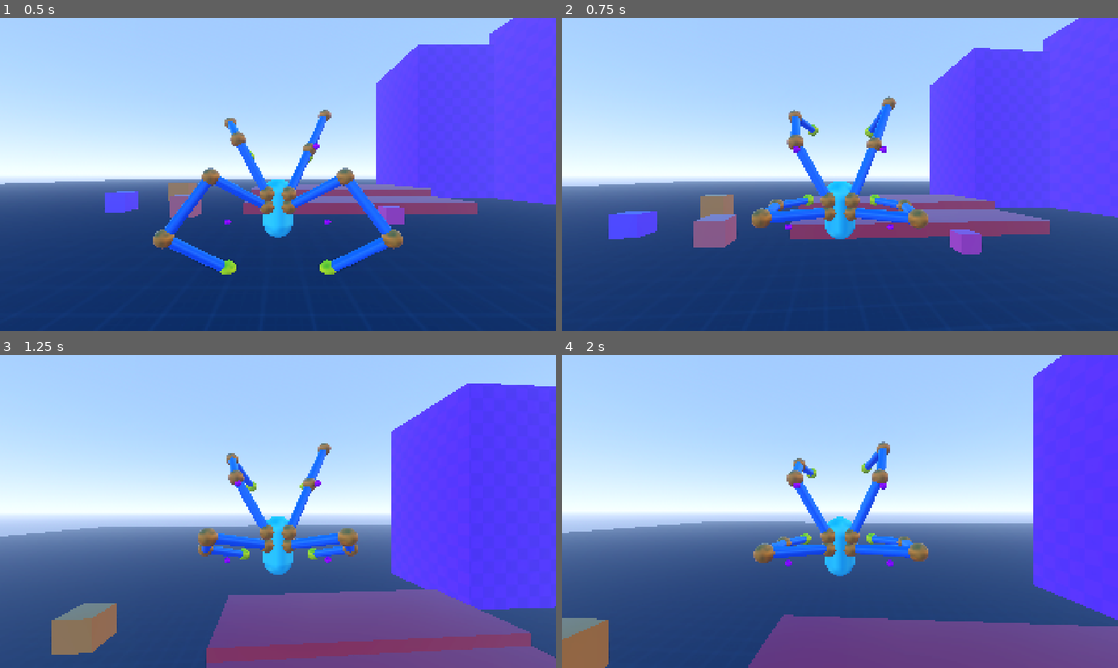
Above: before the commit, frames 1-4 (two rows, left to right).
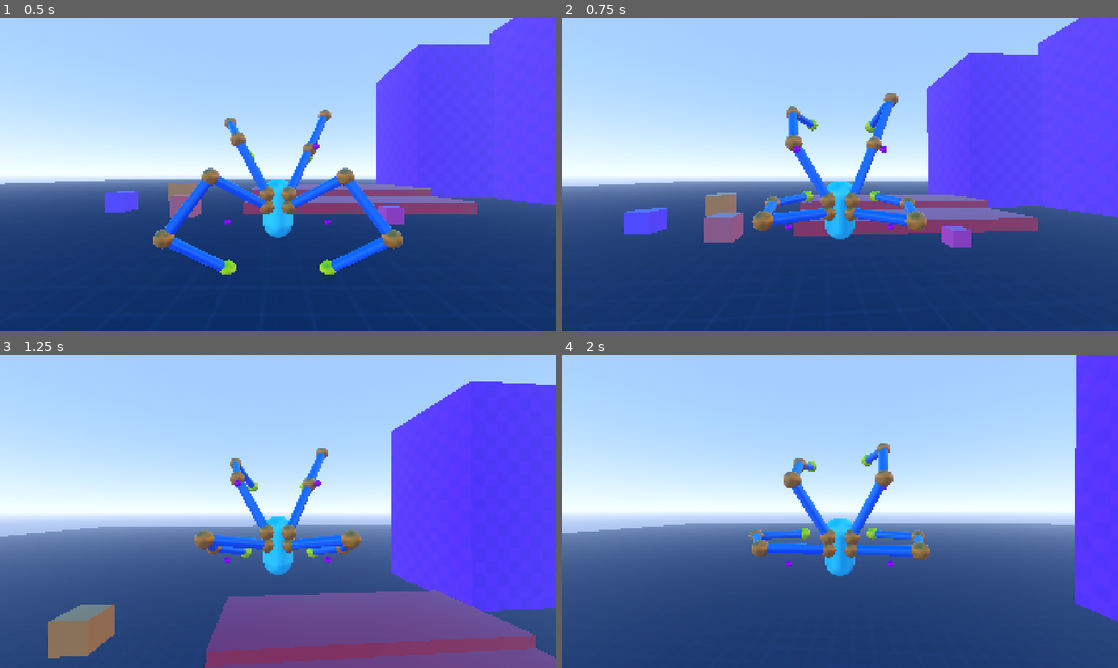
Above: after the commit, the same moments.

Repository: lliamsymonds04/doc-oc
Game: Godot game, scene res://main.tscn
Same seed, same stepped clock (60 frames per second), same inputs: the game is played once before the commit and once after it.
Inputs (mouse positions are in pixels of both pictures, inside the frame that each line leads up to):
- Up to frame 1 (0.5 s): no input
- Up to frame 2 (0.75 s): move the mouse to (867, 174) at 0.52 s; hold W (forward) from 0.53 s (still down); tap Space (jump) at 0.6 s
- Up to frame 3 (1.25 s): keep holding W (forward); tap Space (jump) at 0.77, 1.07 s
- Up to frame 4 (2 s): keep holding W (forward); move the mouse to (812, 511) at 1.27 s; tap Space (jump) at 1.35, 1.52, 1.82 s

Frame 1 is identical in both runs. In frame 2, 4.3% of the frame differs, in the area x 8-93%, y 0-76%; in frame 3, 2.9%; in frame 4, 19%, in the area x 0-100%, y 0-100%.

Commit message:
feat: in air state, keep velocity at high speeds but have heavier turning

Diff:
--- a/systems/player/player_controller.gd
+++ b/systems/player/player_controller.gd
@@ -26,12 +26,15 @@
 @export var wall_offset_correction_rate: float = 10.0
 
 @export_category("Air")
-@export var air_accel: float = 5.0
+@export var air_accel: float = 2.0
 @export var air_speed: float = 5.0
+@export var air_turn_speed: float = 4.0
+@export var min_turn_authority: float = 0.15
+@export var air_drag: float = 5.0
 
 @export_category("Jump")
 @export var jump_vertical_velocity = 25.0
-@export var jump_horizontal_velocity = 30.0
+@export var jump_horizontal_velocity = 12.0
 @export var max_jump_hold_time = 0.6
 @export var min_jump_charge = 0.5
 
--- a/systems/player/states/air_state.gd
+++ b/systems/player/states/air_state.gd
@@ -33,10 +33,31 @@
 	_update_arms()
 
 	var direction := p.camera_controller.get_input_direction(input_dir)
-	if direction.length_squared() > 0.0:
-		var target := direction * p.air_speed
-		p.velocity.x = lerp(p.velocity.x, target.x, dt * p.air_accel)
-		p.velocity.z = lerp(p.velocity.z, target.z, dt * p.air_accel)
+
+	var hvel := Vector3(p.velocity.x, 0.0, p.velocity.z)
+	var speed := hvel.length()
+
+	if speed > p.air_speed:
+		# Fast: bleed off excess speed, then steer with what's left.
+		if p.air_drag > 0.0:
+			var new_speed := move_toward(speed, p.air_speed, p.air_drag * dt)
+			hvel *= new_speed / speed
+			speed = new_speed
+		if direction.length_squared() > 0.0:
+			# Heavy feel: turn authority fades as speed rises above air_speed.
+			var authority: float = clampf(p.air_speed / speed, p.min_turn_authority, 1.0)
+			var angle := hvel.signed_angle_to(direction, Vector3.UP)
+			var turn: float = minf(p.air_turn_speed * authority * dt, absf(angle))
+			hvel = hvel.rotated(Vector3.UP, signf(angle) * turn)
+	else:
+		# Slow: normal control.
+		if direction.length_squared() > 0.0:
+			hvel = hvel.lerp(direction * p.air_speed, dt * p.air_accel)
+		else:
+			hvel = hvel.lerp(Vector3.ZERO, dt * p.air_accel)
+
+	p.velocity.x = hvel.x
+	p.velocity.z = hvel.z
 
 	var is_grounded = _check_grounded()
 	if is_grounded:
